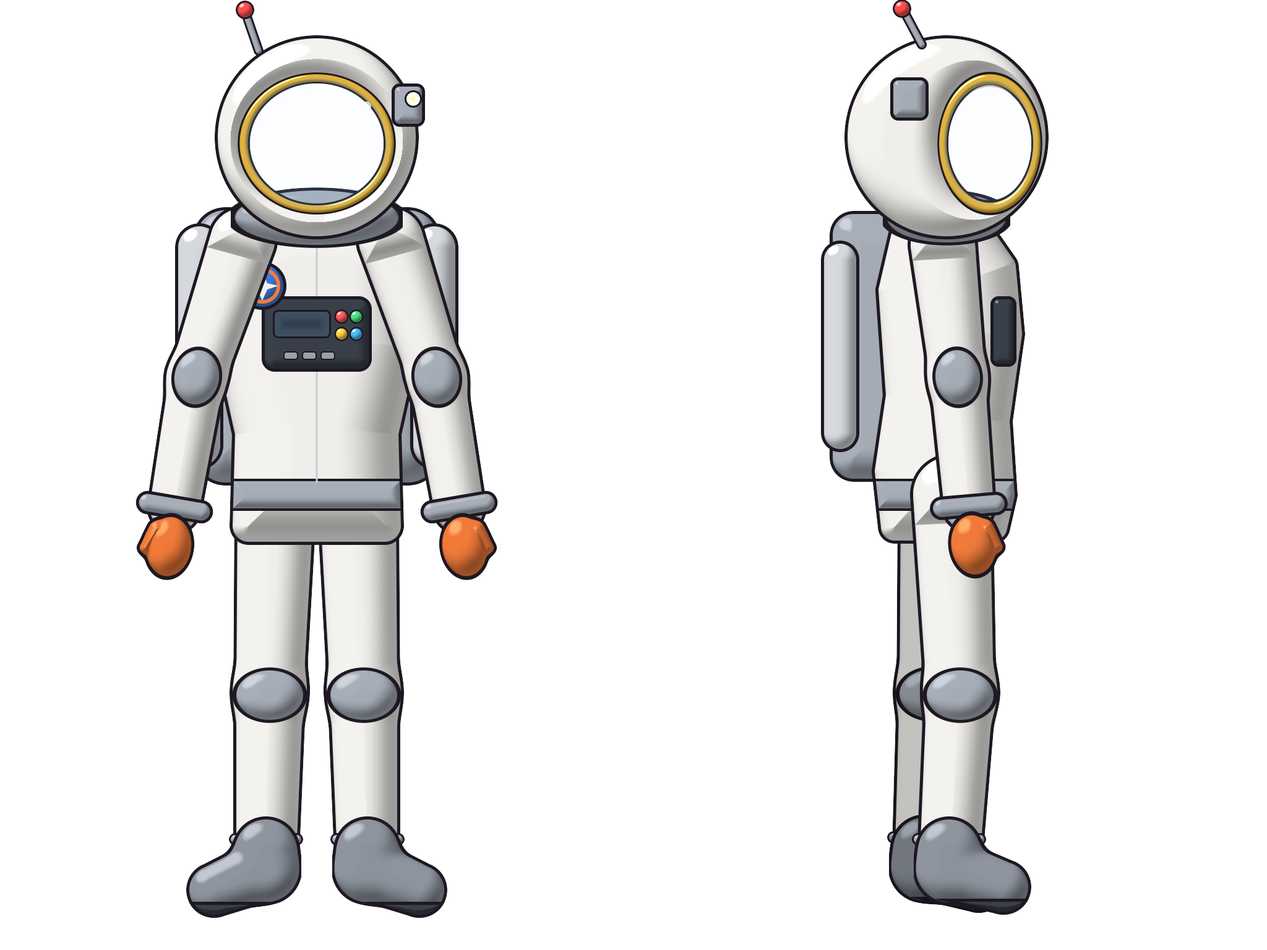
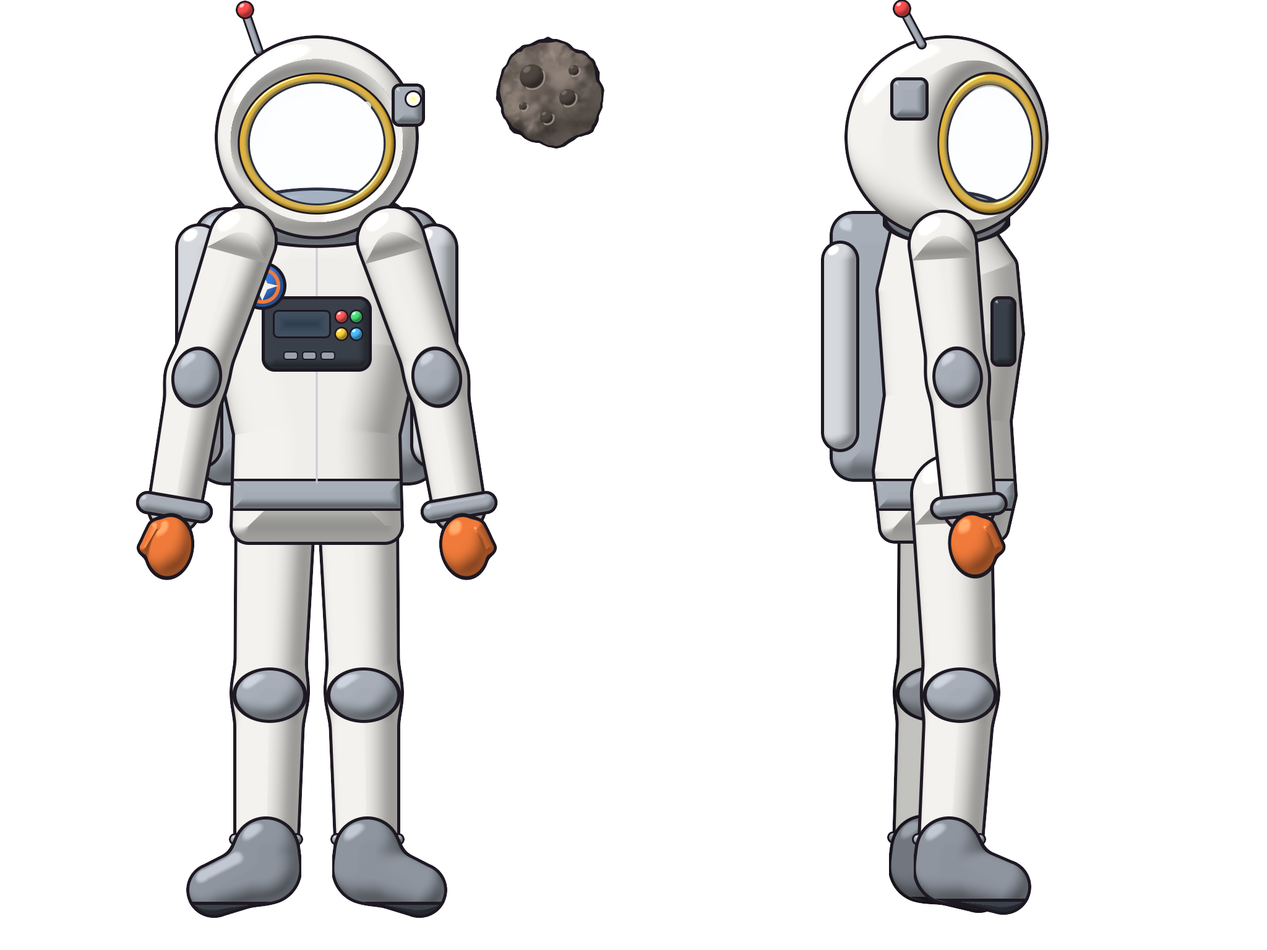
Before/after of a (1267, 950) layered artwork. What changed in the layer stack:
moved "arm_near" above "head" over (907, 209, 978, 246)
added layer "ball" above "arm_r" over (495, 36, 605, 150)
moved "head" (2nd of 2) above "torso" over (230, 205, 403, 245)
